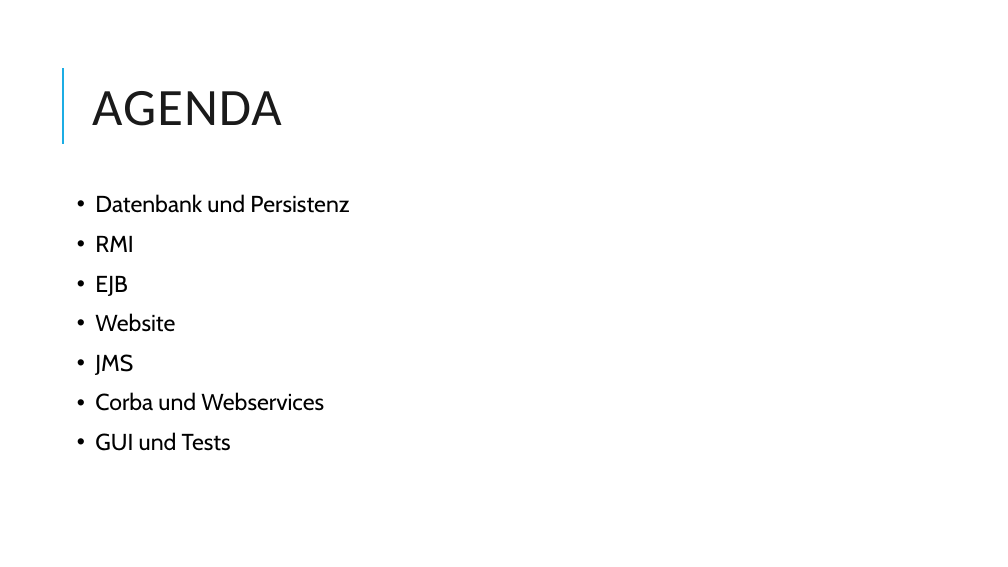
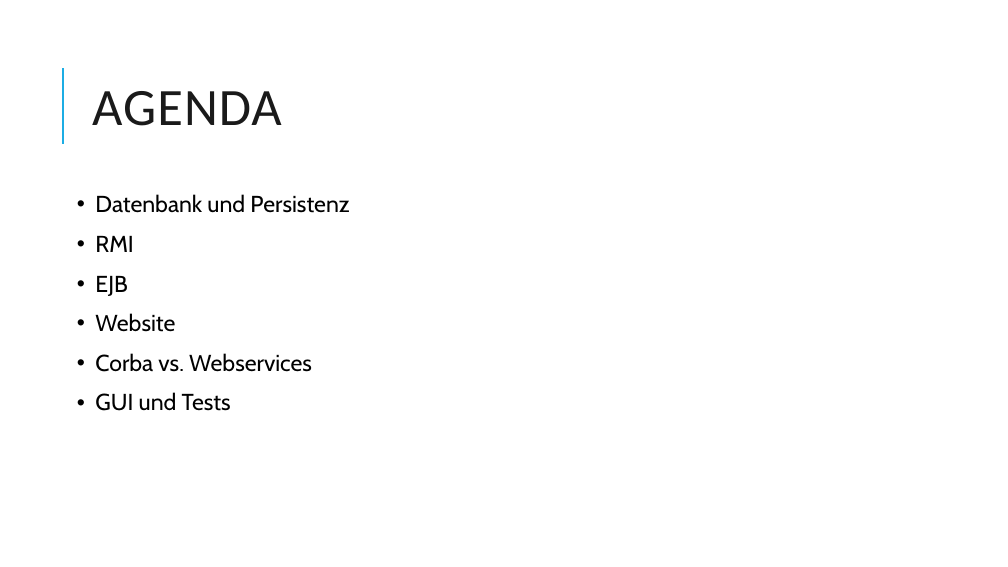
Before and after one commit to Dabjazz/SportsClubManager, a slide deck: slide 3 of Presentation/Presentation.pptx. Drawn at 1008x567 pixels with LibreOffice and Linux fonts; fonts in the diff are those of the drawing. Boxes give left, top, right and bottom in pixels: in the first picture for what was removed or moved away, otherwise in the second. Text is boxed around its words. In the diff, an @@ line names an element or a change of style, - is before the commit and + after.

Commit message:
presentation

```diff
--- a/Presentation/Presentation.pptx
+++ b/Presentation/Presentation.pptx
@@ text at bbox=[95, 353, 312, 372]: text changed @@
-• JMS
-• Corba und Webservices
+• Corba vs. Webservices
```
Also in this commit, not shown: 5 other slides changed, 2 other files.
